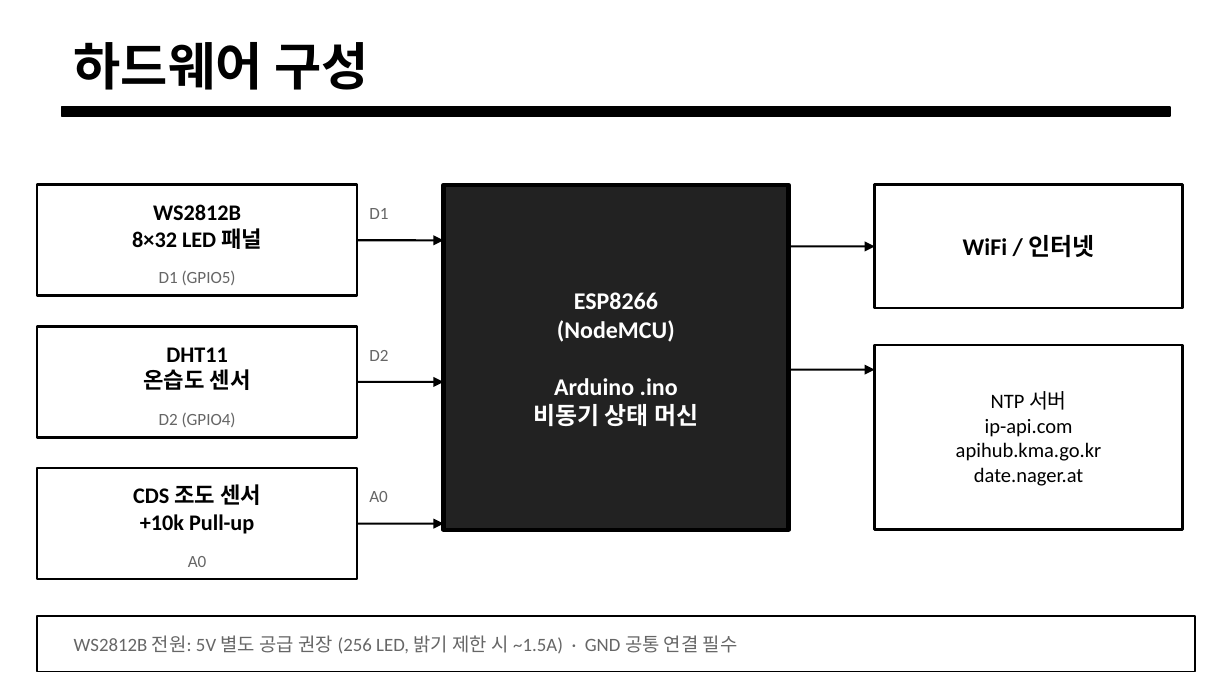
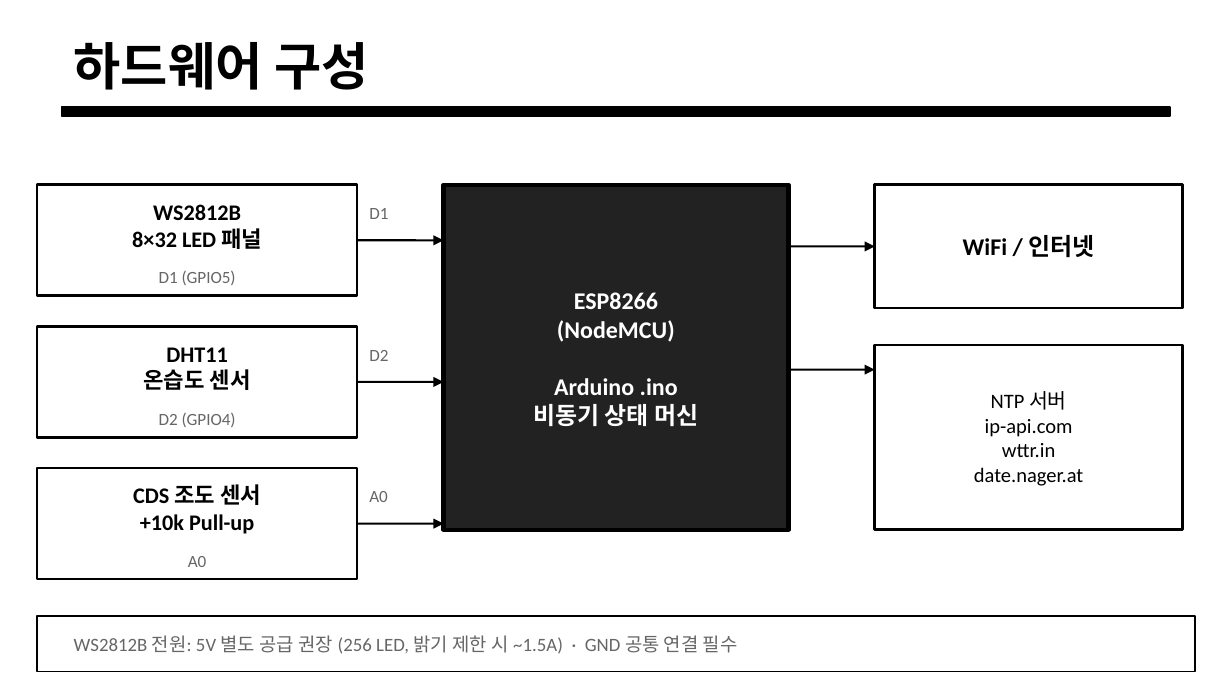
Before and after one commit to dselaser/IoT_WallClock, a slide deck: slide 2 of IoT_WallClock_설명.pptx. Drawn at 1232x693 pixels with LibreOffice and Linux fonts; fonts in the diff are those of the drawing. Boxes give left, top, right and bottom in pixels: in the first picture for what was removed or moved away, otherwise in the second. Text is boxed around its words. In the diff, an @@ line names an element or a change of style, - is before the commit and + after.

```diff
--- a/IoT_WallClock_설명.pptx
+++ b/IoT_WallClock_설명.pptx
@@ text at [1002, 443, 1055, 457]: text changed @@
-apihub.kma.go.kr
+wttr.in
```
Also in this commit, not shown: 4 other slides changed, 1 other file.
